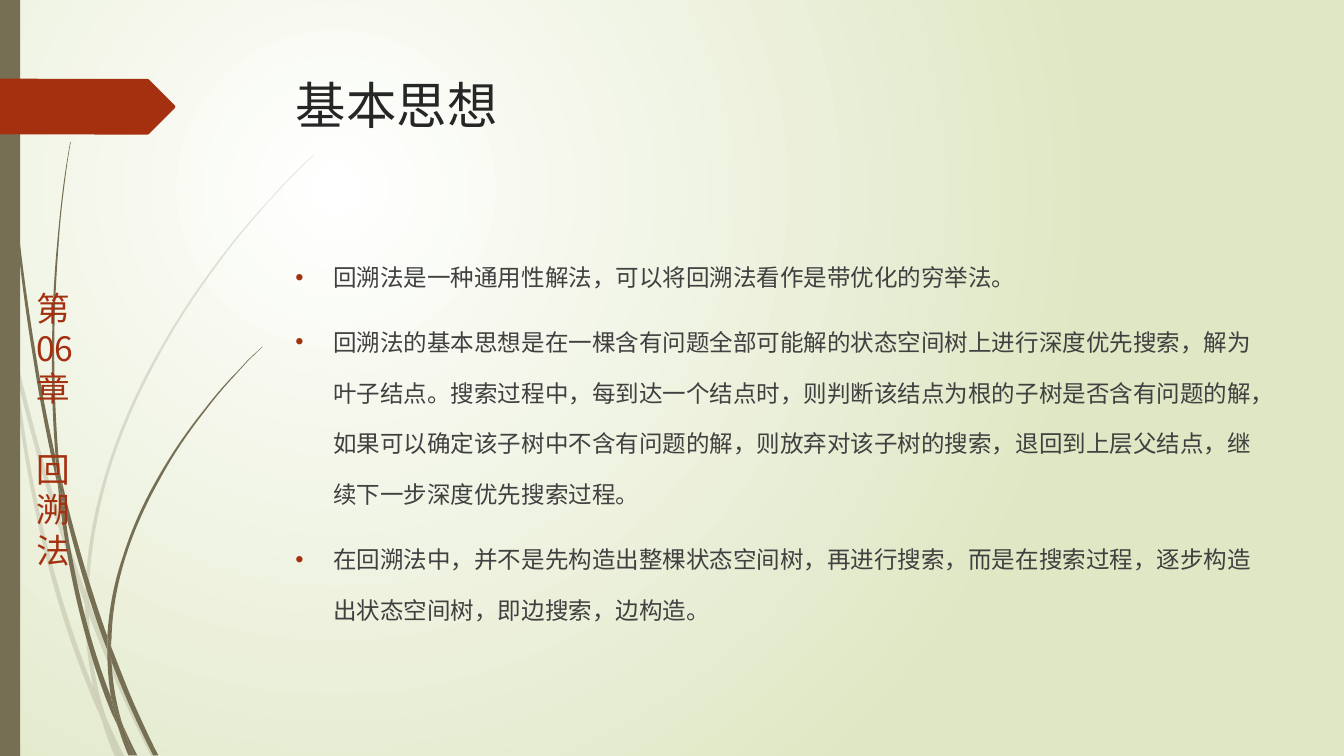
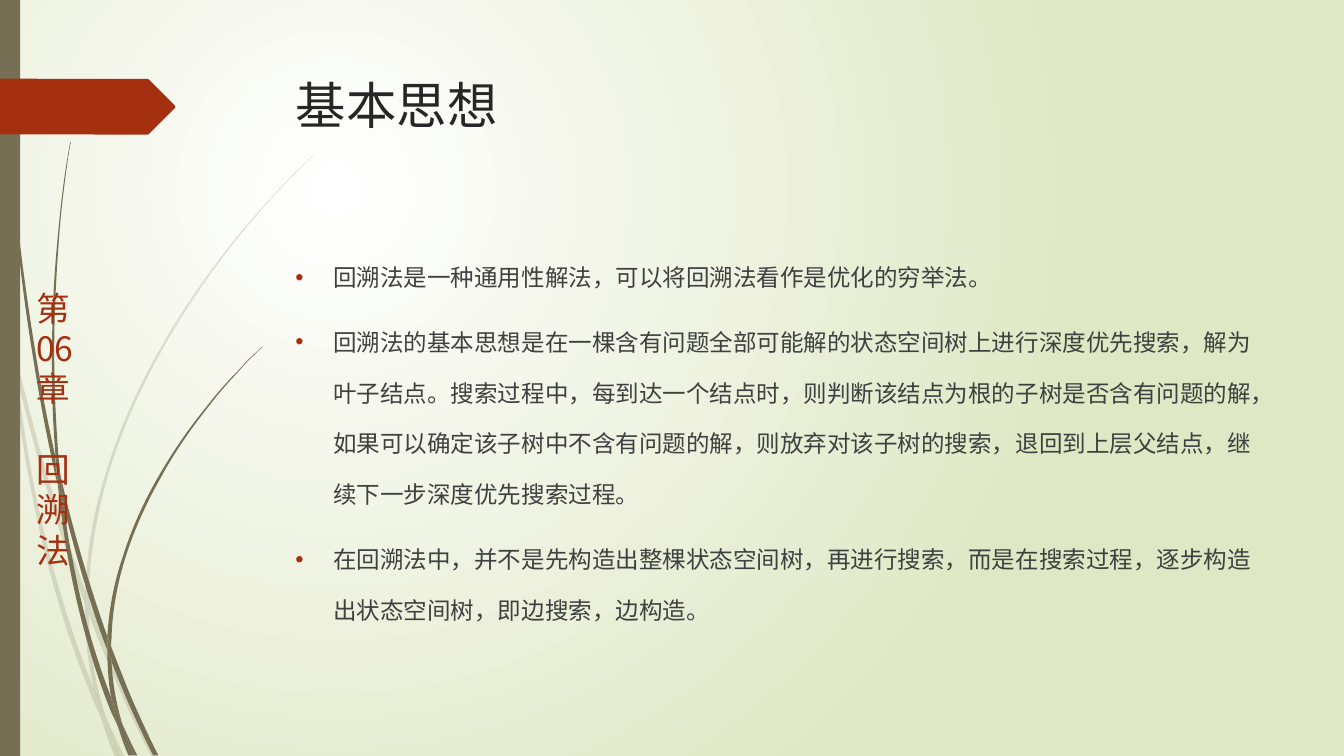
Before and after one commit to TeacherPeng/AlgorithmDesign, a slide deck: slide 2 of 教案/第06章.回溯法.pptx. Drawn at 1344x756 pixels with LibreOffice and Linux fonts; fonts in the diff are those of the drawing. Boxes give left, top, right and bottom in pixels: in the first picture for what was removed or moved away, otherwise in the second. Text is boxed around its words. In the diff, an @@ line names an element or a change of style, - is before the commit and + after.

Commit message:
更新回溯法示例代码和教案。

```diff
--- a/教案/第06章.回溯法.pptx
+++ b/教案/第06章.回溯法.pptx
@@ text at (x1=333, y1=266, x2=992, y2=288): text changed @@
-• 回溯法是一种通用性解法，可以将回溯法看作是带优化的穷举法。
+• 回溯法是一种通用性解法，可以将回溯法看作是优化的穷举法。
```
Also in this commit, not shown: 3 slides added, 2 other files.
